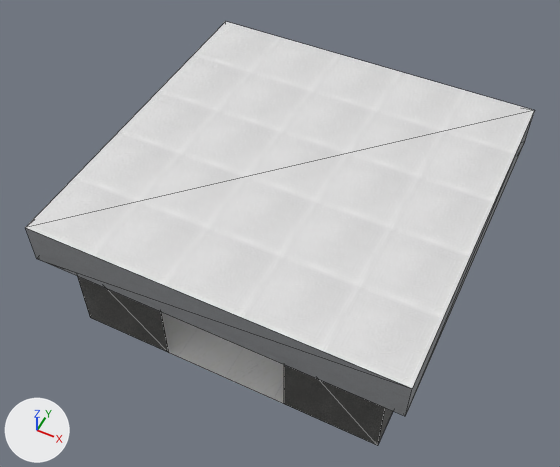
What one commit did to the glTF model assets/obj/museum/hall.gltf.
Both versions are drawn from a 50 mm camera at (10.7, -23.2, 30.9) aimed at (-0.1, -1.6, 4.0). Arrows for +X, +Y and +Z are at lower left; the lights stay in place. Mesh edges are drawn as thin lines. Vertices at the same position are counted once.

The first picture shows 'Mur et sol', 'Plafond'.
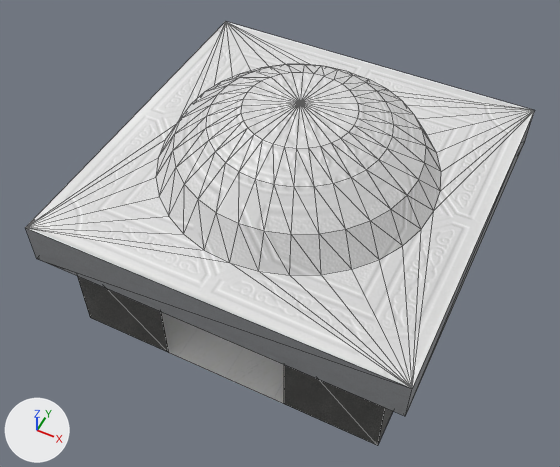
Commit message: Changed hall 3d model

Where the change shows, as pixel boxes (x1, y1, x2, y2) in the pictures (560 x 467 px):
part 1 of me_cube_001, built on: (26, 21, 534, 388) in both

Diff of the bpy script that builds the scene:
```diff
--- a/assets/obj/museum/hall.gltf.py
+++ b/assets/obj/museum/hall.gltf.py
@@ me_cube_001 @@
 # used by ob_plafond; location = (0.0, 0.0, 0.0)
-me_cube_001.from_pydata(...)  # 16 vertices, 26 faces; spans x -8.5..8.5, y -8.5..8.5, z 5.0..7.0
+me_cube_001.from_pydata(...)  # 145 vertices, 284 faces; spans x -8.5..8.5, y -8.5..8.5, z 5.0..10.5
+# me_cube_001 part 1
+# 2 faces are deleted
+# 129 vertices are added at x -6.4..6.4, y -6.4..6.4, z 7.0..10.5
+# 260 new faces join them, mat_plafond (picture img_toithall)
 me_cube_001.materials.append(mat_poutres)
```
